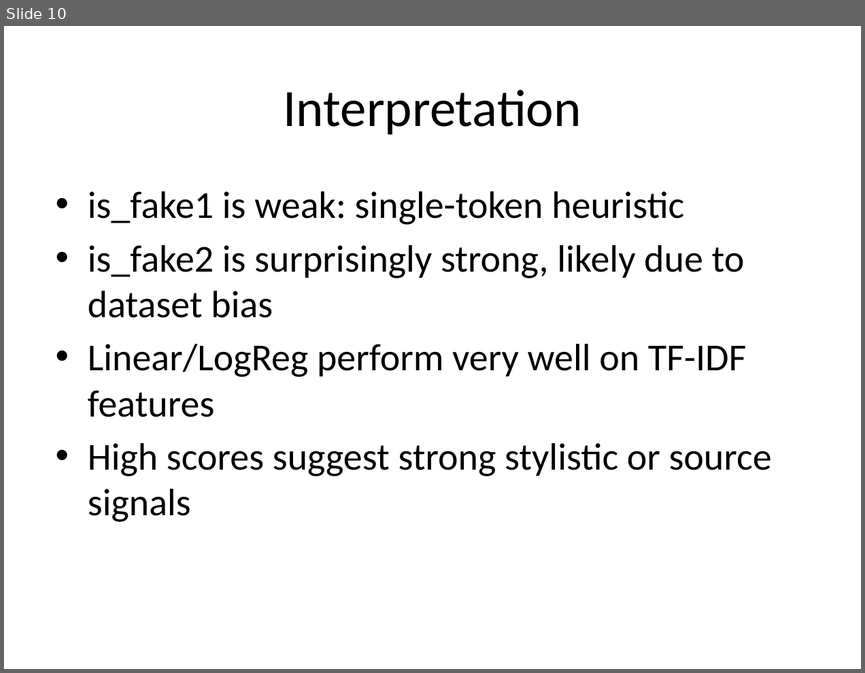
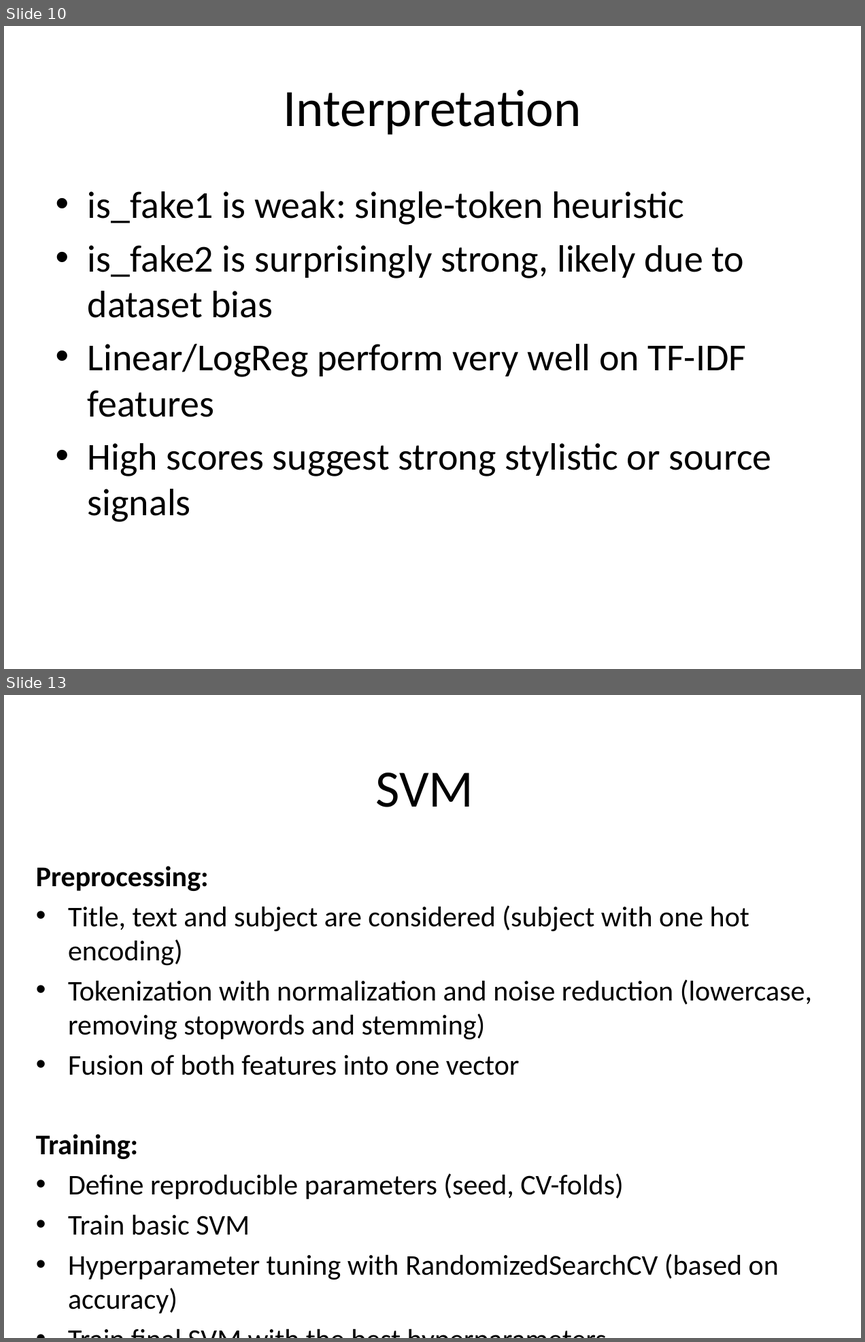
Before and after one commit to SebasN12/Fake-news-classifier, a slide deck: fake-news-classifier.pptx. Shown one above the other, each under a label of ours: slide 10 before the commit, slides 10 and 13 after it; the slides between them are not shown. The pictures are 865x673 and 865x1342 pixels, drawn with LibreOffice and Linux fonts; fonts in the diff are those of the drawing. Boxes give left, top, right and bottom in pixels: in the first picture for what was removed or moved away, otherwise in the second. Text is boxed around its words. In the diff, an @@ line names an element or a change of style, - is before the commit and + after.

```diff
--- a/fake-news-classifier.pptx
+++ b/fake-news-classifier.pptx
@@ slide 13 added at bbox=[4, 695, 861, 1338], background #FFFFFF @@
@@ title added at bbox=[375, 773, 473, 807], 44 pt, text #000000 @@
+SVM
@@ text added at bbox=[36, 866, 812, 1280], 24 pt, text #000000 @@
+Preprocessing:
+• Title, text and subject are considered (subject with one hot encoding)
+• Tokenization with normalization and noise reduction (lowercase, removing stopwords and stemming)
+• Fusion of both features into one vector
+Training:
+• Define reproducible parameters (seed, CV-folds)
+• Train basic SVM
+• Hyperparameter tuning with RandomizedSearchCV (based on accuracy)
+• Train final SVM with the best hyperparameters
```
Also in this commit, not shown: 8 other slides added.
